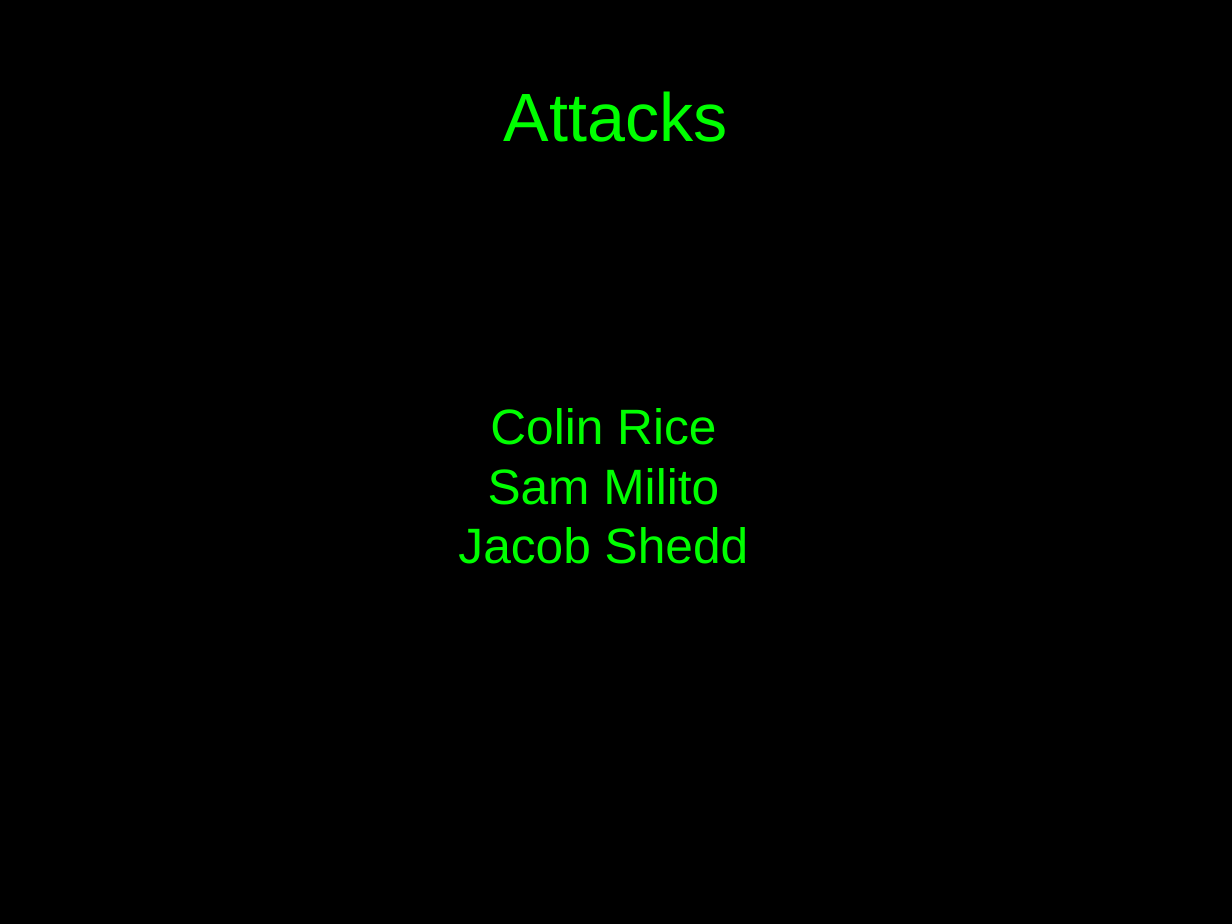
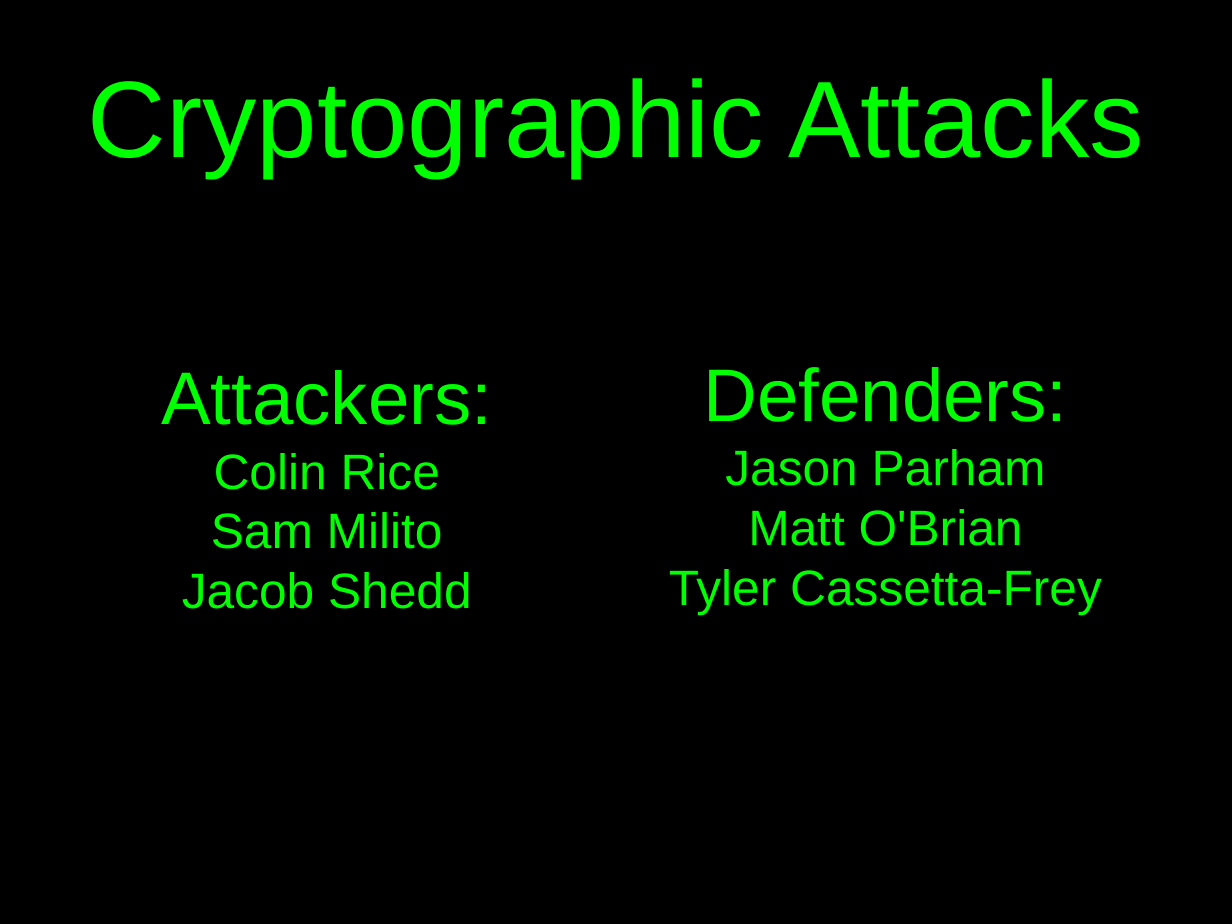
Before and after one commit to c00w/Crypto-Final-Project, a slide deck: slide 1 of Attack Presentation.odp. Drawn at 1232x924 pixels with LibreOffice and Linux fonts; fonts in the diff are those of the drawing. Boxes give left, top, right and bottom in pixels: in the first picture for what was removed or moved away, otherwise in the second. Text is boxed around its words. In the diff, an @@ line names an element or a change of style, - is before the commit and + after.

Commit message:
Presentation

```diff
--- a/Attack Presentation.odp
+++ b/Attack Presentation.odp
@@ title at bbox=[88, 78, 1144, 176]: text changed; size 44 to 70 pt @@
-Attacks
+Cryptographic Attacks
@@ subtitle at bbox=[161, 370, 492, 425]: paragraph added @@
+Attackers:
@@ text added at bbox=[669, 367, 1102, 614], 32 pt, text #00FF00 @@
+Defenders:
+Jason Parham
+Matt O'Brian
+Tyler Cassetta-Frey
```
Also in this commit, not shown: 2 other slides changed, 1 slide added.
